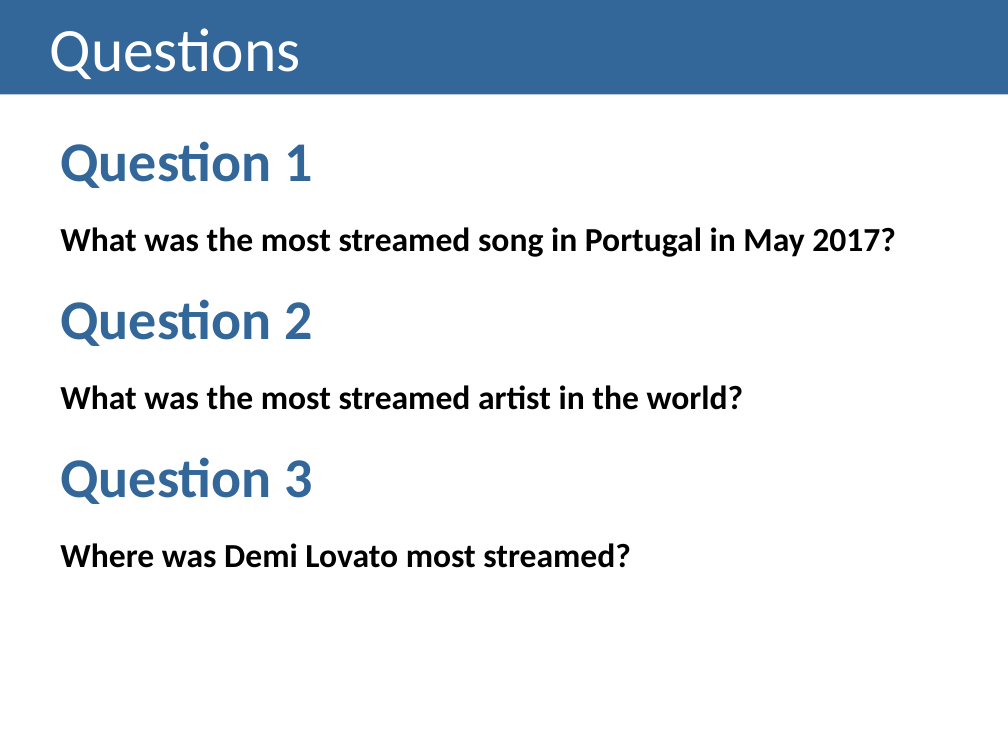
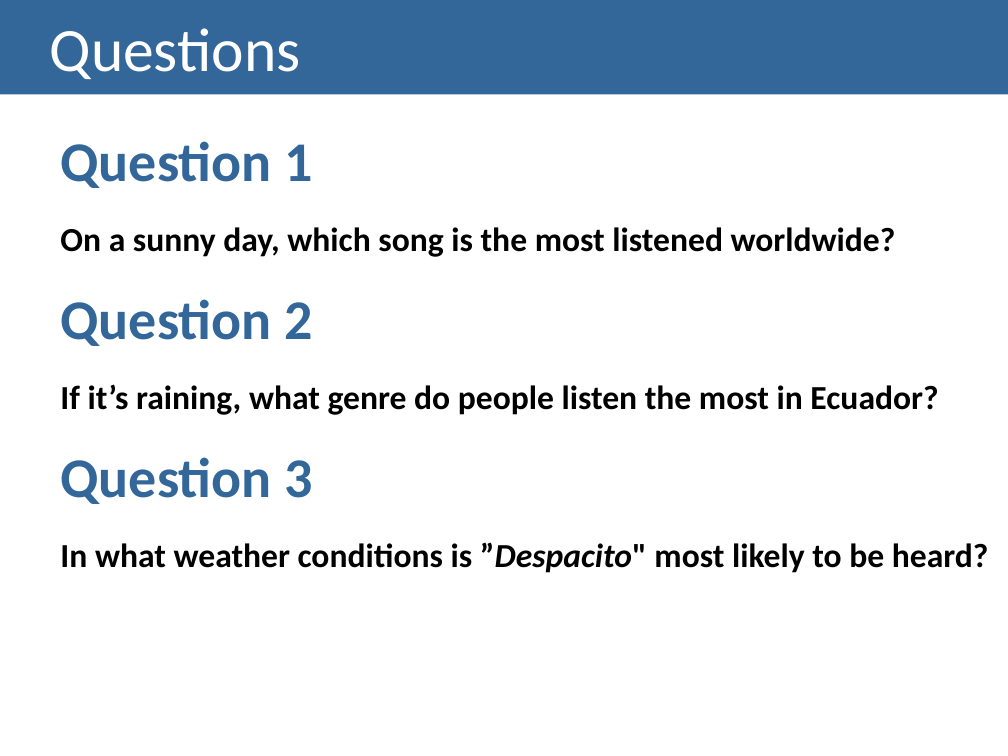
Before and after one commit to regouga/VI-MEIC-1819, a slide deck: slide 12 of Lab 02/Lab 02.pptx (slide 11 before the commit). Drawn at 1008x756 pixels with LibreOffice and Linux fonts; fonts in the diff are those of the drawing. Boxes give left, top, right and bottom in pixels: in the first picture for what was removed or moved away, otherwise in the second. Text is boxed around its words. In the diff, an @@ line names an element or a change of style, - is before the commit and + after.

```diff
--- a/Lab 02/Lab 02.pptx
+++ b/Lab 02/Lab 02.pptx
@@ text at (60, 227, 896, 257): text changed @@
-What was the most streamed song in Portugal in May 2017?
+On a sunny day, which song is the most listened worldwide?
@@ text at (60, 384, 938, 415): text changed @@
-What was the most streamed artist in the world?
+If it’s raining, what genre do people listen the most in Ecuador?
@@ text at (60, 542, 989, 573): text changed @@
-Where was Demi Lovato most streamed?
+In what weather conditions is ”Despacito" most likely to be heard?
```
Also in this commit, not shown: 5 other slides changed, 3 slides added, 1 slide removed, 3 other files.
